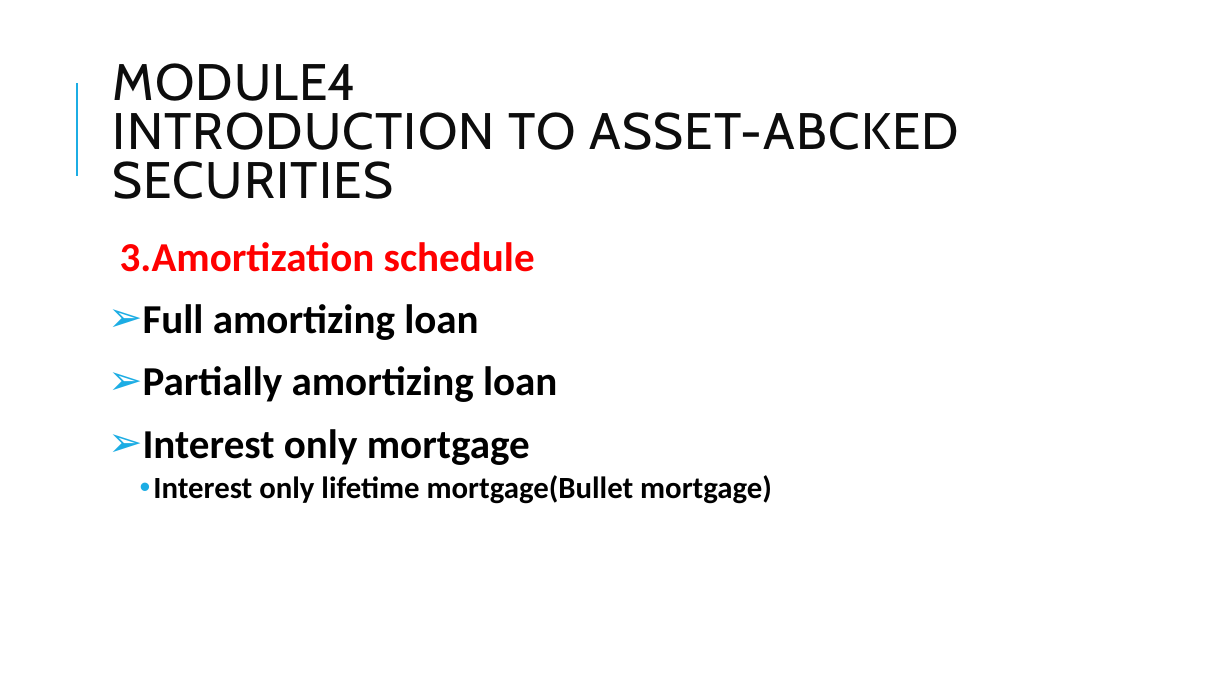
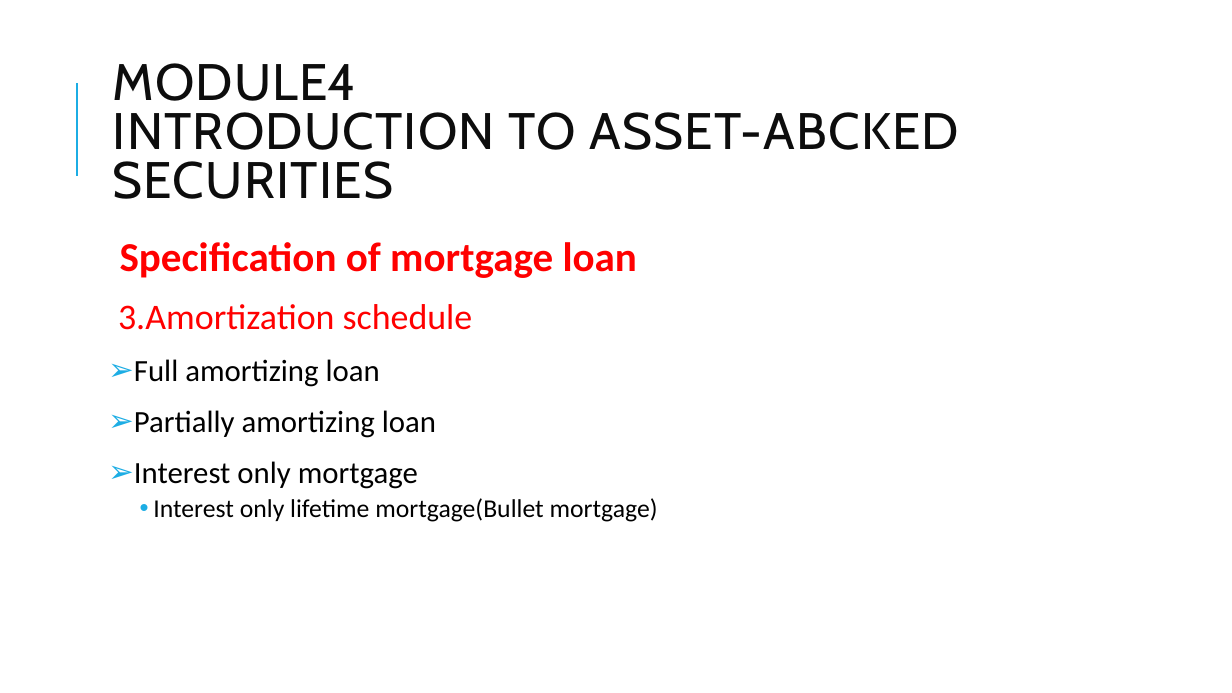
Before and after one commit to Isco0530/data, a slide deck: slide 3 of Fixed Income-23.pptx. Drawn at 1232x693 pixels with LibreOffice and Linux fonts; fonts in the diff are those of the drawing. Boxes give left, top, right and bottom in pixels: in the first picture for what was removed or moved away, otherwise in the second. Text is boxed around its words. In the diff, an @@ line names an element or a change of style, - is before the commit and + after.

```diff
--- a/Fixed Income-23.pptx
+++ b/Fixed Income-23.pptx
@@ text at <box>120,242,637,278</box>: paragraph added @@
+  Specification of mortgage loan
@@ text at <box>118,304,658,522</box>: size 32 to 28 pt in "3.Amortization schedule"; bold off in "3.Amortization schedule", "Full amortizing loan", "Partially amortizing loan", "Interest only mortgage" and 1 more places; size 32 to 24 pt in "Full amortizing loan", "Partially amortizing loan", "Interest only mortgage"; size 24 to 20 pt in "Interest only lifetime mortgage(Bullet mortgage)" @@
```
Also in this commit, not shown: 3 other slides changed.
